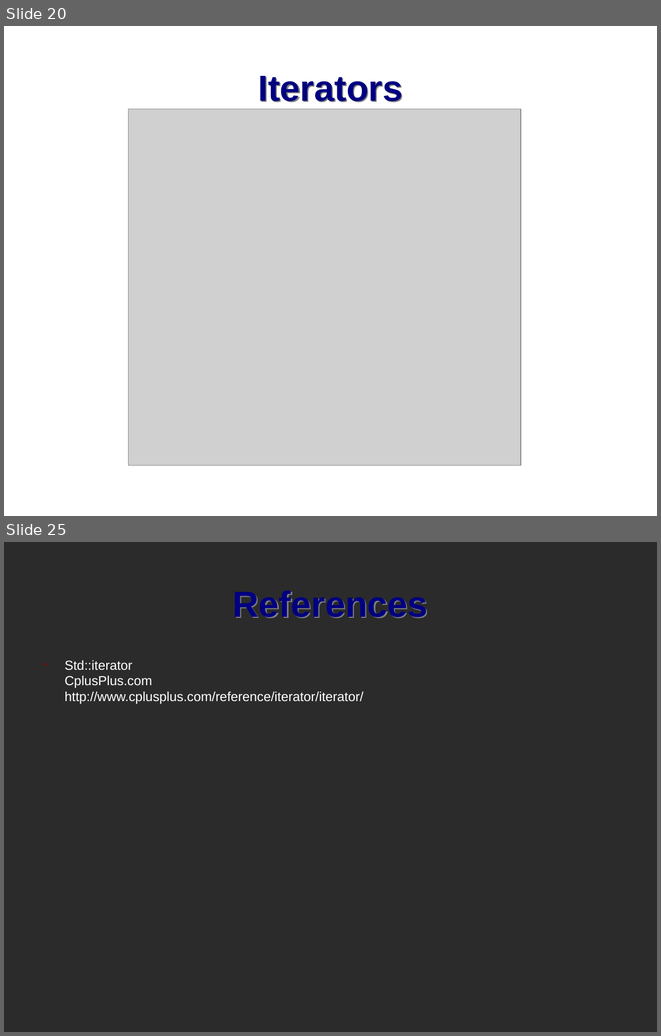
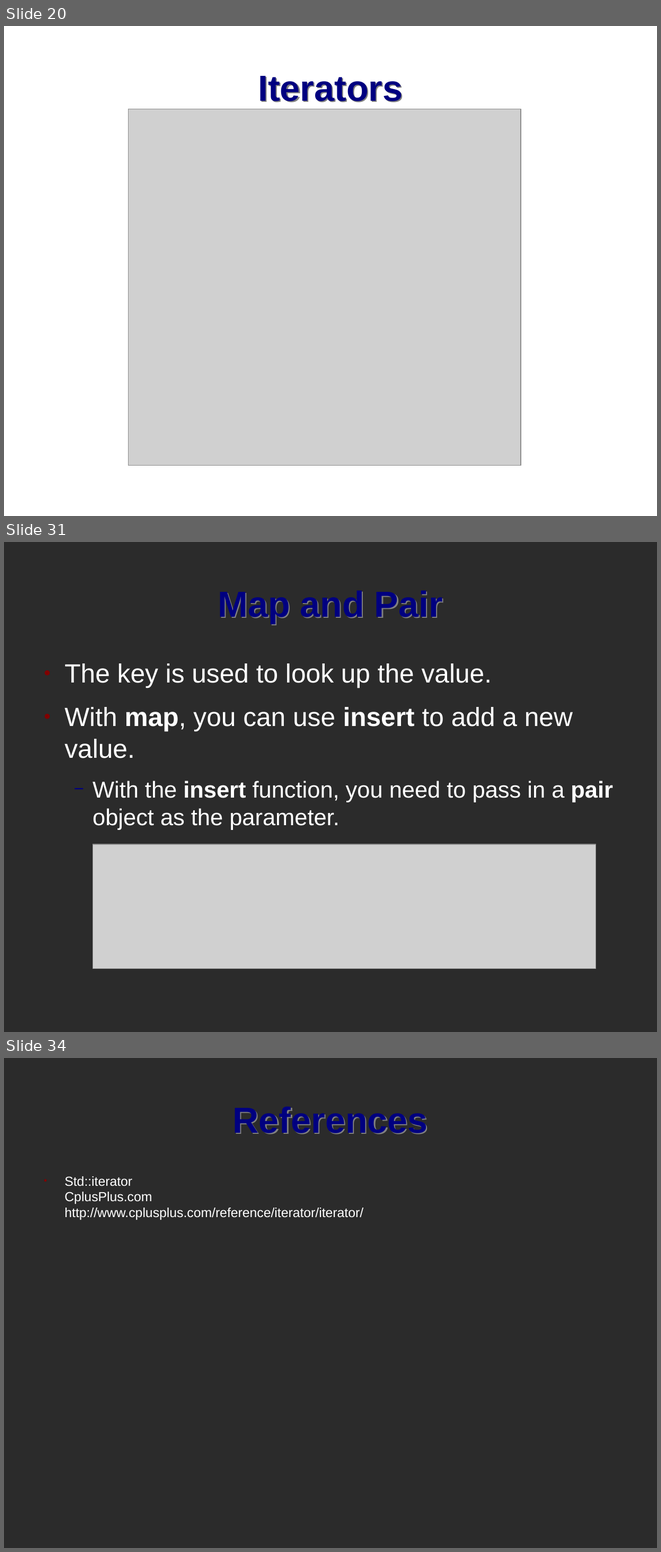
Before and after one commit to mactwist555/CPP-Course, a slide deck: Lecture/12 STL Data Structures and Iterators/1 STL Data Structures.odp. Shown one above the other, each under a label of ours: slides 20 and 25 before the commit, slides 20, 31 and 34 after it; the slides between them are not shown. The pictures are 661x1036 and 661x1552 pixels, drawn with LibreOffice and Linux fonts; fonts in the diff are those of the drawing; grey boxes stand for pictures; background and template pictures are left out; a plain dark background stands for a picture behind light text. Boxes give left, top, right and bottom in pixels: in the first picture for what was removed or moved away, otherwise in the second. Text is boxed around its words. In the diff, an @@ line names an element or a change of style, - is before the commit and + after.

```diff
--- a/Lecture/12 STL Data Structures and Iterators/1 STL Data Structures.odp
+++ b/Lecture/12 STL Data Structures and Iterators/1 STL Data Structures.odp
@@ slide 31 added at bbox=[4, 542, 657, 1032], background picture (left out) @@
@@ title added at bbox=[218, 590, 443, 623], 44 pt, text #000080, bold @@
+Map and Pair
@@ text added at bbox=[64, 663, 613, 830], 32 pt, text #FFFFFF @@
+● The key is used to look up the value.
+● With map, you can use insert to add a new value.
+  − With the insert function, you need to pass in a pair object as the parameter.
@@ picture added at bbox=[93, 844, 597, 969] @@
@@ what was slide 25 is now slide 34 @@
```
Also in this commit, not shown: 12 other slides added, 4 slides removed.
